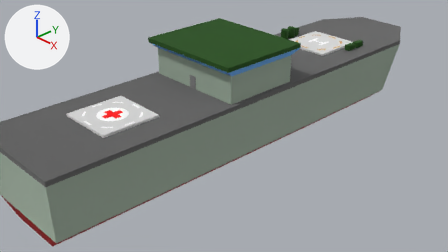
The Blender file packages/units/building/carrier_1/assets/carrier_1.blend: old version first, new version second.
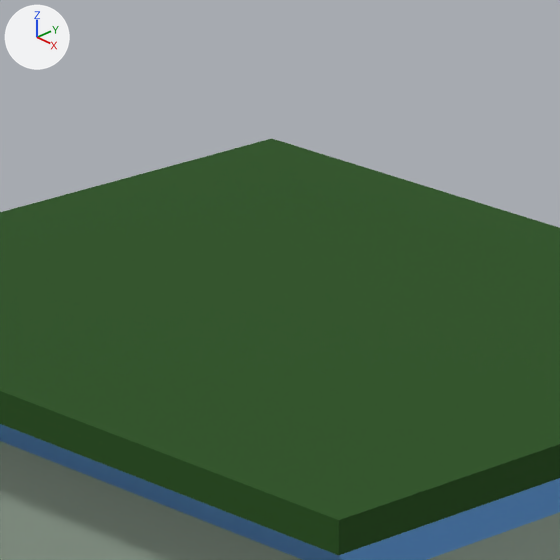
Each version is shown from the file's camera 'Camera', then close up on the part from 41% to 57% of the width and 0% to 29% of the height. The lights are fixed; the arrows at upper left show +X, +Y and +Z. The older version's two pictures come first.

Before the edit, the objects in view are built like this:
```python
me_cube_001 = bpy.data.meshes.new('Cube.001')
me_cube_001.from_pydata(...)  # 16 vertices, 15 faces; spans x -1.0..1.0, y -0.84..0.84, z -0.3..0.38
# faces by material slot: [6, 4, 5]
me_cube_001.materials.append(mat_primary)  # dark green #205010
me_cube_001.materials.append(mat_glass)  # blue #66a7e7
me_cube_001.materials.append(mat_secondary)  # grey #a0b0a0
me_würfel_004 = bpy.data.meshes.new('Würfel.004')
me_würfel_004.from_pydata(...)  # a box spanning x -0.025..0.025, y -0.05..0.05, z -0.075..0.075
me_würfel_004.materials.append(mat_primary_001)  # dark green #205010
me_zylinder = bpy.data.meshes.new('Zylinder')
me_zylinder.from_pydata(...)  # a 16-sided cylinder along z spanning x -0.075..0.075, y -0.075..0.075, z -0.1..0.1
me_zylinder.materials.append(mat_primary_001)  # dark green #205010
ob_head = bpy.data.objects.new('head', me_cube_001)
ob_head.parent = ob_root
ob_head.location = (0.0, 0.0, 1.18)
ob_würfel = bpy.data.objects.new('Würfel', me_würfel_004)
ob_würfel.parent = ob_additional_1
ob_würfel.location = (-0.65, 0.07, 0.075)
ob_zylinder = bpy.data.objects.new('Zylinder', me_zylinder)
ob_zylinder.parent = ob_additional_1
ob_zylinder.location = (-0.65, -0.1, 0.1)
```
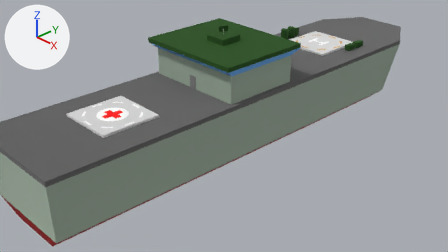
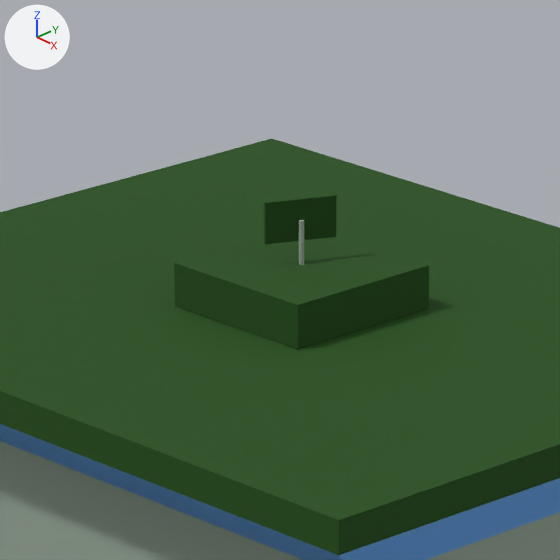
Where the newer file only moved an object's origin or applied its transform, the numbers keep the older frame.

Edits to the bpy script that builds the scene:
```text
Change me_würfel_004:
    used by ob_würfel; parent = ob_additional_1; location = (-0.65, 0.07, 0.075)
    remove me_würfel_004.from_pydata(...)  # 8 vertices, 6 faces; spans x -0.025..0.025, y -0.05..0.05, z -0.075..0.075
    add me_würfel_004.from_pydata(...)  # 8 vertices, 6 faces; spans x 0.602..0.68, y -0.144..0.013, z 1.635..1.73
    me_würfel_004 part 2
    me_würfel_004.vertices[0].co: (-0.025, -0.05, -0.075) -> (0.602, -0.14, 1.635)  # not seen -> pixel (263, 243)
    me_würfel_004.vertices[1].co: (-0.025, -0.05, 0.075) -> (0.602, -0.14, 1.73)  # not seen -> pixel (263, 201)
    me_würfel_004.vertices[2].co: (-0.025, 0.05, -0.075) -> (0.669, 0.013, 1.635)
    me_würfel_004.vertices[3].co: (-0.025, 0.05, 0.075) -> (0.669, 0.013, 1.73)  # not seen -> pixel (334, 193)
    me_würfel_004.vertices[4].co: (0.025, -0.05, -0.075) -> (0.612, -0.144, 1.635)  # not seen -> pixel (265, 244)
    me_würfel_004.vertices[5].co: (0.025, -0.05, 0.075) -> (0.612, -0.144, 1.73)  # not seen -> pixel (265, 202)
    me_würfel_004.vertices[6].co: (0.025, 0.05, -0.075) -> (0.68, 0.008, 1.635)  # not seen -> pixel (336, 236)
    me_würfel_004.vertices[7].co: (0.025, 0.05, 0.075) -> (0.68, 0.008, 1.73)  # not seen -> pixel (336, 195)
Change me_zylinder:
    used by ob_zylinder; parent = ob_additional_1; location = (-0.65, -0.1, 0.1)
    remove me_zylinder.from_pydata(...)  # 32 vertices, 18 faces; spans x -0.075..0.075, y -0.075..0.075, z -0.1..0.1
    remove me_zylinder.materials.append(mat_primary_001)  # dark green #205010
    add me_zylinder.from_pydata(...)  # 64 vertices, 34 faces; spans x -1.0..1.0, y -1.0..1.0, z -1.0..1.0
    me_zylinder part 1: 64 vertices added at x -1.0..1.0, y -1.0..1.0, z -1.0..1.0, forming a 32-sided cylinder along z
    other edits to the shape of me_zylinder do not show in these pictures
    add me_zylinder.materials.append(mat_secondary)  # grey #a0b0a0
Add me_cube_002_1:
    me_cube_002_1.from_pydata([(-1.0, -1.0, -1.0), (-1.0, -1.0, 1.0), (-1.0, 1.0, -1.0), (-1.0, 1.0, 1.0), (1.0, -1.0, -1.0), (1.0, -1.0, 1.0), (1.0, 1.0, -1.0), (1.0, 1.0, 1.0), (-1.0, -1.0, 0.0), (-1.0, 1.0, 0.0), (1.0, 1.0, 0.0), (1.0, -1.0, 0.0)], [], [(8, 1, 3, 9), (9, 3, 7, 10), (10, 7, 5, 11), (11, 5, 1, 8), (2, 6, 4, 0), (7, 3, 1, 5), (4, 11, 8, 0), (6, 10, 11, 4), (2, 9, 10, 6), (0, 8, 9, 2)])
    me_cube_002_1.materials.append(mat_primary)  # dark green #205010
Change ob_zylinder:
    ob_zylinder.location: (-0.65, -0.1, 0.1) -> (0.0, 0.0, 0.05)
    ob_zylinder.scale: (1.0, 1.0, 1.0) -> (0.00595, 0.00595, 0.05)
Add ob_cube:
    ob_cube = bpy.data.objects.new('Cube', me_cube_002_1)
    ob_cube.parent = ob_head
    ob_cube.matrix_parent_inverse = Matrix(((1.0, 0.0, 0.0, 0.0), (0.0, 1.0, 0.0, 0.0), (0.0, 0.0, 1.0, -1.18), (0.0, 0.0, 0.0, 1.0)))
    ob_cube.location = (0.0, 0.0, 1.607)
    ob_cube.scale = (0.2, 0.2, 0.05)
```

Changed parts and their boxes [x1, y1, x2, y2] in the close-ups (560 x 560 px):
'Cube', added (dark green): after [174, 235, 429, 349]
'Würfel', now drawn: after [263, 194, 337, 245]
'Zylinder', now drawn: after [299, 220, 304, 265]
